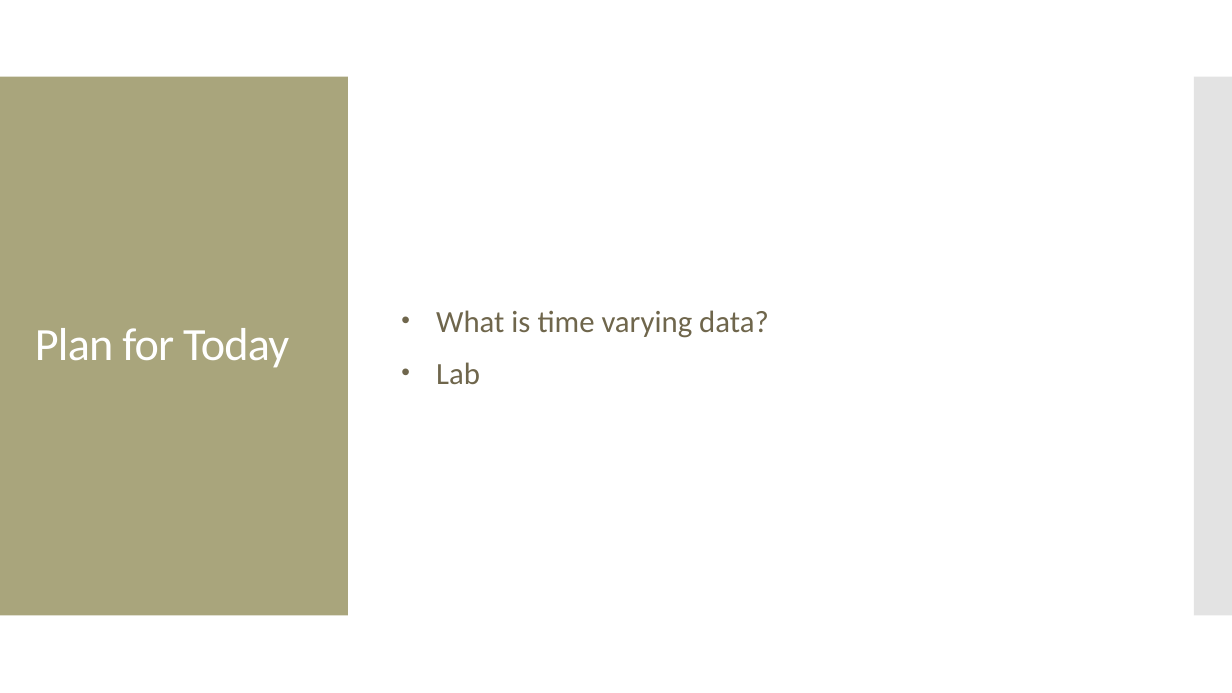
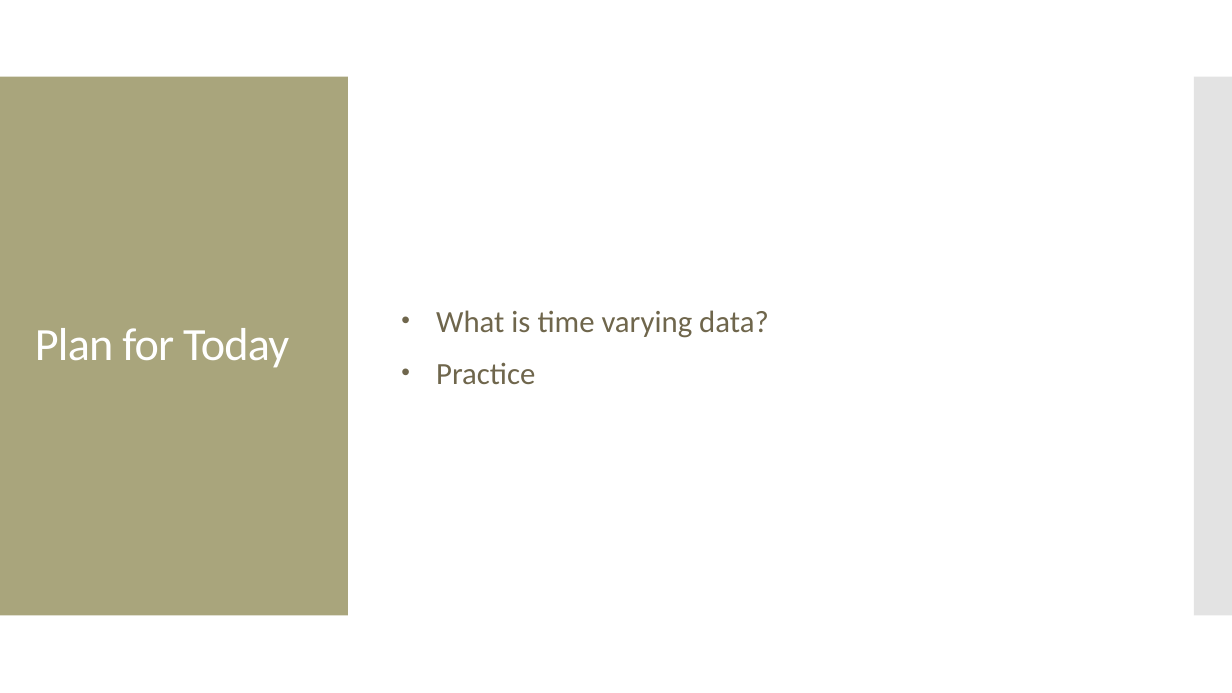
Before and after one commit to amosca01/SDS-CS235, a slide deck: slide 4 of slides/06-time-varying-data.pptx (slide 3 before the commit). Drawn at 1232x693 pixels with LibreOffice and Linux fonts; fonts in the diff are those of the drawing. Boxes give left, top, right and bottom in pixels: in the first picture for what was removed or moved away, otherwise in the second. Text is boxed around its words. In the diff, an @@ line names an element or a change of style, - is before the commit and + after.

```diff
--- a/slides/06-time-varying-data.pptx
+++ b/slides/06-time-varying-data.pptx
@@ text at box(436, 362, 535, 384): text changed @@
-• Lab
+• Practice
```
Also in this commit, not shown: 1 other slide changed, 4 slides added.
